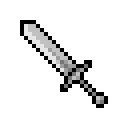
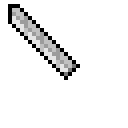
Revision of a layered 128×128 image; what changed, layer by layer:
added layer "Blade" (1st of 2) above "Hue/Saturation 1" over [8, 4, 80, 80]
hid "Blade" (2nd of 2) over [20, 20, 80, 80]
hid "Grip" over [76, 76, 100, 100]
hid "Pummel" (2nd of 2) over [92, 92, 108, 108]
hid "Crossguard" (2nd of 2) over [60, 60, 92, 92]
